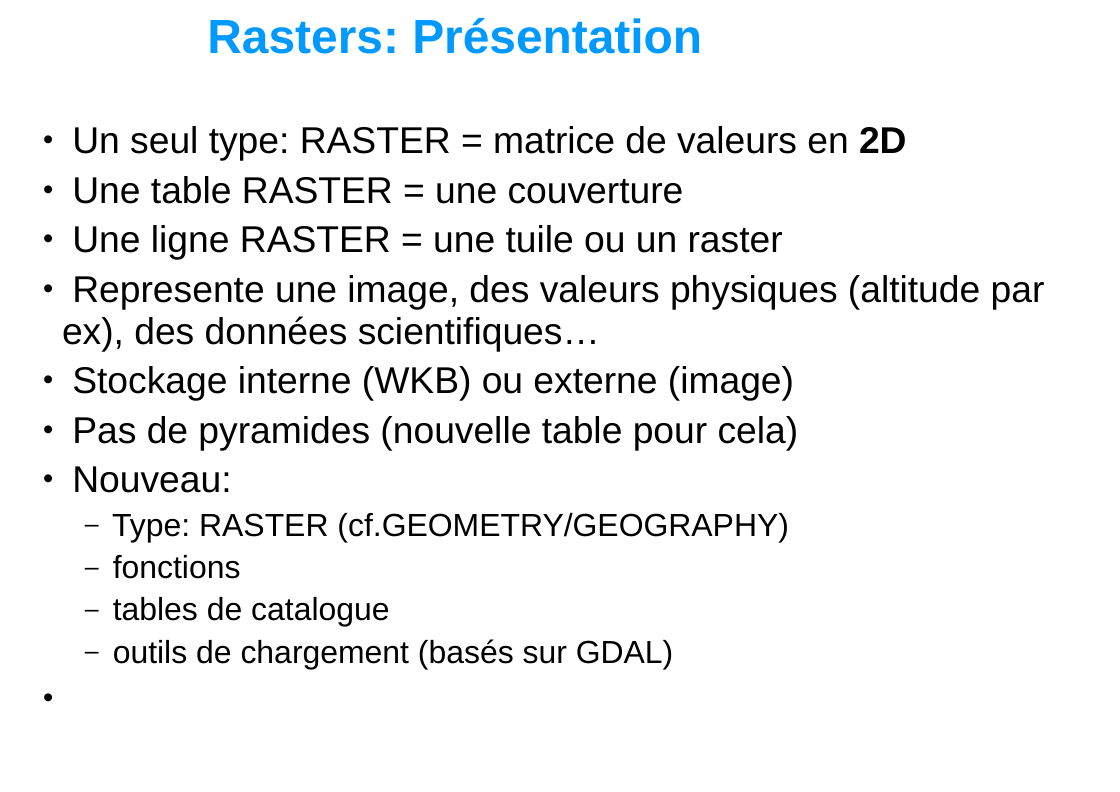
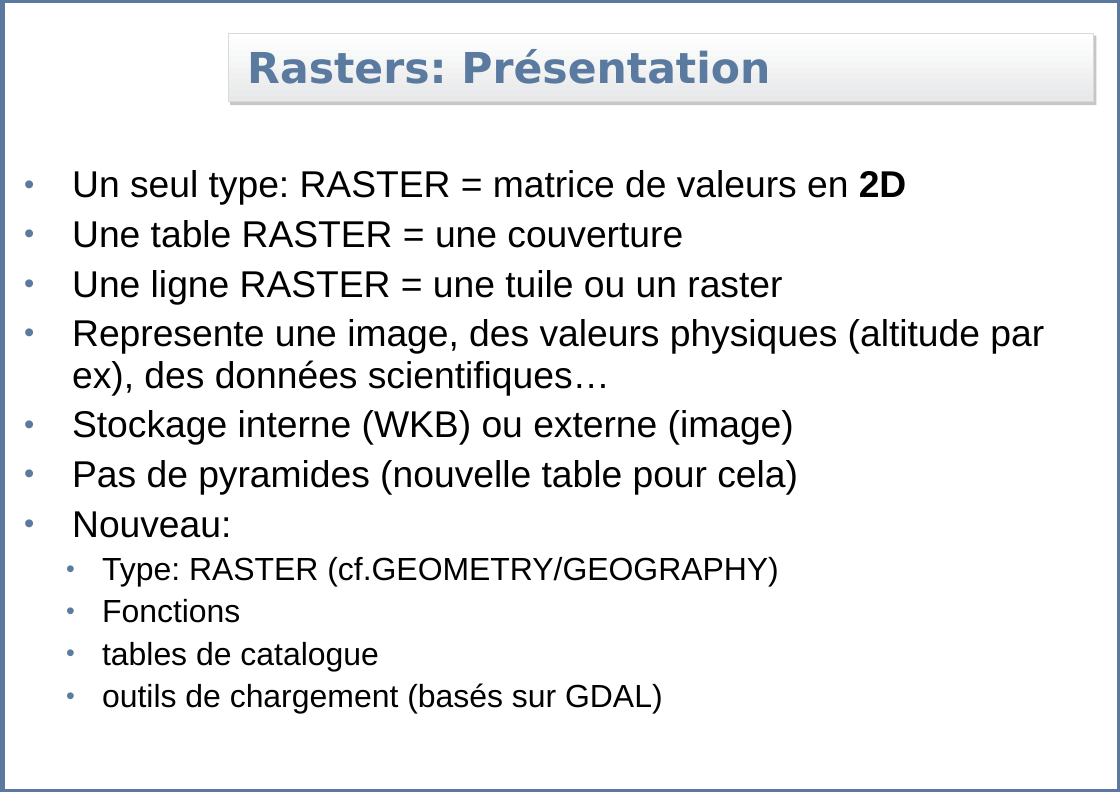
Before and after one commit to Gretti/geoadminsuite, a slide deck: slide 3 of branches/home/formation/postgis/postgis/slides/13_postgis_raster.ppt. Drawn at 1120x792 pixels with LibreOffice and Linux fonts; fonts in the diff are those of the drawing; background and template pictures are left out. Boxes give left, top, right and bottom in pixels: in the first picture for what was removed or moved away, otherwise in the second. Text is boxed around its words. In the diff, an @@ line names an element or a change of style, - is before the commit and + after.

```diff
--- a/branches/home/formation/postgis/postgis/slides/13_postgis_raster.ppt
+++ b/branches/home/formation/postgis/postgis/slides/13_postgis_raster.ppt
@@ rectangle added at (2, 0, 1120, 792), outline #5B799E 4.51 pt @@
@@ title "Rasters: Présentation": place and size @@
-title "Rasters: Présentation" at (207, 18, 702, 54)
+title "Rasters: Présentation" at (228, 34, 1093, 102)
@@ title "Rasters: Présentation" at (228, 34, 1093, 102): size 36 to 32 pt, font Arial to DejaVu Sans, text colour #0099FF to #5B7A9F; indent changed; fill none to gradient #FFFFFF to #E7E8E9; outline none to #D9D9D9 0.74 pt; shadow on @@
@@ text "Un seul type: RASTER = ...": place and size @@
-text "Un seul type: RASTER = ..." at (62, 126, 1045, 669)
+text "Un seul type: RASTER = ..." at (72, 170, 1044, 714)
@@ text at (72, 170, 1044, 714): indent changed; bullet colour #000000 to #5B7A9F; bullet – to • @@
@@ text at (102, 599, 240, 623): text changed @@
-  – fonctions
+  • Fonctions
```
Also in this commit, not shown: 12 other slides changed, 1 slide added, 58 other files.
